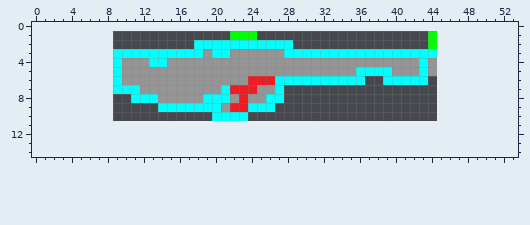
Edited in one commit: pixel-art sprite (sprites/Weapon1_1/layers/df2127ae-8063-4756-a8ae-f0b05c9392dd/fd419676-d1be-4500-a602-ffd5925fe0f5.png). Above: the version before the commit.
The file is 36x10 pixels. The old version is drawn lined up with the new one, on the new canvas.
Now the later version:
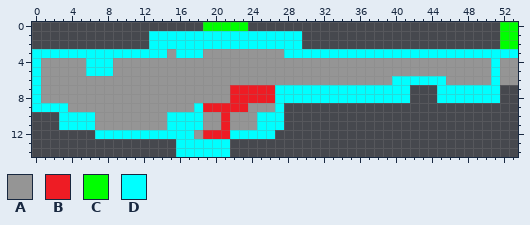
Palette (. is transparent): A #959595  B #ee1c24  C #00ff00  D #00ffff
Difference:
canvas 36x10 -> 54x15, the old top-left corner now at 9,1
The edit adds colour A in rows 4 to 5 at x 1 to 5, 45 to 50 and 52 to 53; in row 6 at x 1 to 8, 37 to 38, 46 to 50 and 52 to 53; in row 7 at x 1 to 8; in row 8 at x 1 to 10; in row 9 at x 4 to 13; in row 10 at x 7 to 14, 19 and 24.
The edit adds colour A in row 11 at x 7 to 14, 19 to 20 and 22 to 24; in row 12 at x 18.
Colour B gives way to colour A in row 6 at x 24 to 26.
Colour D gives way to colour A in row 3 at x 15 and 20 to 21; in row 4 at x 9, 13 to 14 and 43; in row 5 at x 9, 36 to 39 and 43; in row 6 at x 9, 27 to 36 and 39; in row 7 at x 9 to 11 and 21; in row 8 at x 11 to 13 and 19 to 21.
Colour D gives way to colour A in row 9 at x 14 to 17 and 24 to 26; in row 10 at x 20 and 22 to 23.
The edit adds colour B in row 11 at x 21; in row 12 at x 19 to 21.
Colour A gives way to colour B in row 7 at x 25 to 26; in row 8 at x 22 and 24 to 25; in row 9 at x 21.
Colour D gives way to colour B in row 8 at x 26; in row 9 at x 19 to 20; in row 10 at x 21.
The edit adds colour C in row 0 at x 19 to 23 and 52 to 53; in rows 1 to 2 at x 52 to 53.
The edit adds colour D in row 1 at x 13 to 21 and 25 to 29; in row 2 at x 13 to 17 and 29; in row 3 at x 0 to 8 and 45 to 53; in rows 4 to 5 at x 0, 6 to 8 and 51; in row 6 at x 0, 44 to 45 and 51; in rows 7 to 8 at x 0, 28 to 41 and 45 to 51.
The edit adds colour D in row 9 at x 0 to 3 and 27; in rows 10 to 11 at x 3 to 6, 15 to 18 and 25 to 27; in row 12 at x 7 to 17 and 22 to 26; in rows 13 to 14 at x 16 to 21.
Colour C gives way to colour D in row 1 at x 22 to 24.
Colour C is gone in rows 1 to 2 at x 44.
